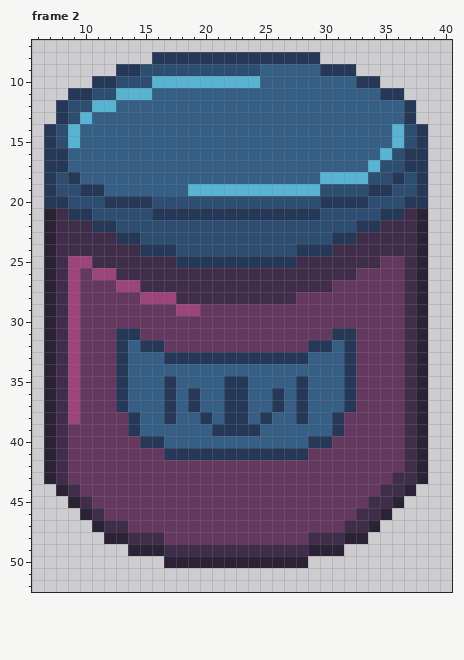
Pixel-art file, stored at Biogenesis_SNZA/Assets/Sprites/Maps/Props/Taller_khione/barril.aseprite. Above, as it was before the edit.
45x57 pixels, 2 frames. Shown: frame 2: x 6..40, y 7..52.
And afterwards:
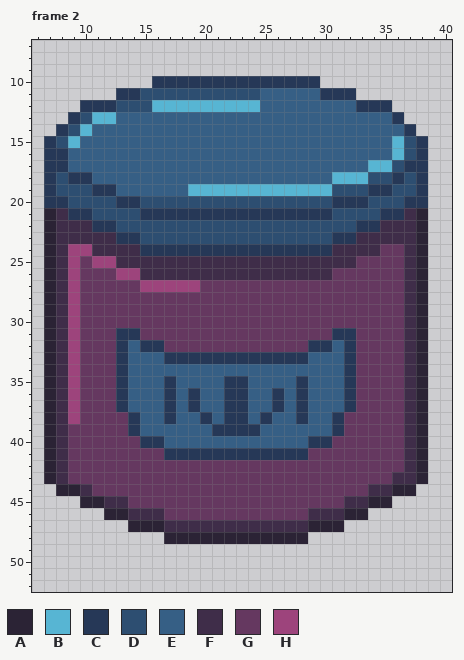
Palette (. is transparent): A #2b2335  B #57b5d3  C #263857  D #2d4e71  E #365f85  F #3f2d49  G #653860  H #9d447c
Diff:
Frame 2:
Colour F becomes colour A in row 44 at x 9 and 36; in row 45 at x 10 and 34 to 35; in row 46 at x 33.
Colour G becomes colour A in row 45 at x 11; in row 46 at x 12 to 13 and 32; in row 47 at x 14 to 16 and 29 to 31; in row 48 at x 17 to 28.
Colour D becomes colour B in row 16 at x 36; in row 17 at x 35; in row 19 at x 30.
Colour E becomes colour B in row 12 at x 16 to 24; in row 13 at x 11 to 12; in row 14 at x 10.
Colour B becomes colour C in row 10 at x 16 to 24; in row 11 at x 13 to 14; in row 12 at x 11 to 12.
Colour D becomes colour C in row 12 at x 10; in row 13 at x 9; in row 14 at x 8 and 37; in row 21 at x 15 and 30; in row 24 at x 18 to 27.
Colour E becomes colour C in row 10 at x 25 to 29; in row 11 at x 30 to 32; in row 12 at x 33 to 35; in row 13 at x 36; in row 18 at x 10; in row 19 at x 12.
Colour B becomes colour D in row 11 at x 15; in row 13 at x 10; in row 14 at x 9.
Colour C becomes colour D in row 16 at x 37; in row 19 at x 10; in row 20 at x 12, 15 and 30.
Colour E becomes colour D in row 11 at x 16 to 24; in row 12 at x 13 to 15.
Colour B becomes colour E in row 14 at x 36; in row 16 at x 35; in row 18 at x 30.
Colour C becomes colour F in row 25 at x 18 to 27.
Colour G becomes colour F in row 44 at x 10 and 34; in row 45 at x 12 to 13 and 32 to 33; in row 46 at x 14 to 16 and 29 to 31; in row 47 at x 17 to 28.
Colour F becomes colour G in row 24 at x 35 to 36; in row 25 at x 33 to 34; in row 26 at x 31 to 32; in row 27 at x 20 to 30; in row 28 at x 18 to 27.
Colour H becomes colour G in row 25 at x 10; in row 26 at x 11 to 12; in row 27 at x 13 to 14; in row 28 at x 15 to 17; in row 29 at x 18 to 19.
Colour F becomes colour H in row 24 at x 9 to 10; in row 25 at x 11 to 12; in row 26 at x 13 to 14; in row 27 at x 15 to 19.
Colour A is gone in row 45 at x 9 and 36; in row 46 at x 10 and 35; in row 47 at x 11 and 34; in row 48 at x 12 to 13 and 32 to 33; in row 49 at x 14 to 16 and 29 to 31; in row 50 at x 17 to 28.
Colour C is gone in row 8 at x 16 to 29; in row 9 at x 13 to 14 and 30 to 32; in row 10 at x 11 to 12 and 33 to 34; in row 11 at x 9 to 10 and 35 to 36; in rows 12 to 13 at x 8 and 37; in row 14 at x 7 and 38.
Colour D is gone in row 9 at x 15 to 24; in row 10 at x 13 to 15; in row 11 at x 11 to 12; in row 12 at x 9.
Colour E is gone in row 9 at x 25 to 29; in row 10 at x 30 to 32; in row 11 at x 33 to 34; in row 12 at x 36.
Colour F is gone in row 46 at x 11 and 34; in row 47 at x 12 to 13 and 32 to 33; in row 48 at x 14 to 16 and 29 to 31; in row 49 at x 17 to 28.
Where, in picture pixels (left, top, right, bottom), the same in both pictures:
changed: (44, 52, 428, 316)
changed: (68, 484, 404, 568)
